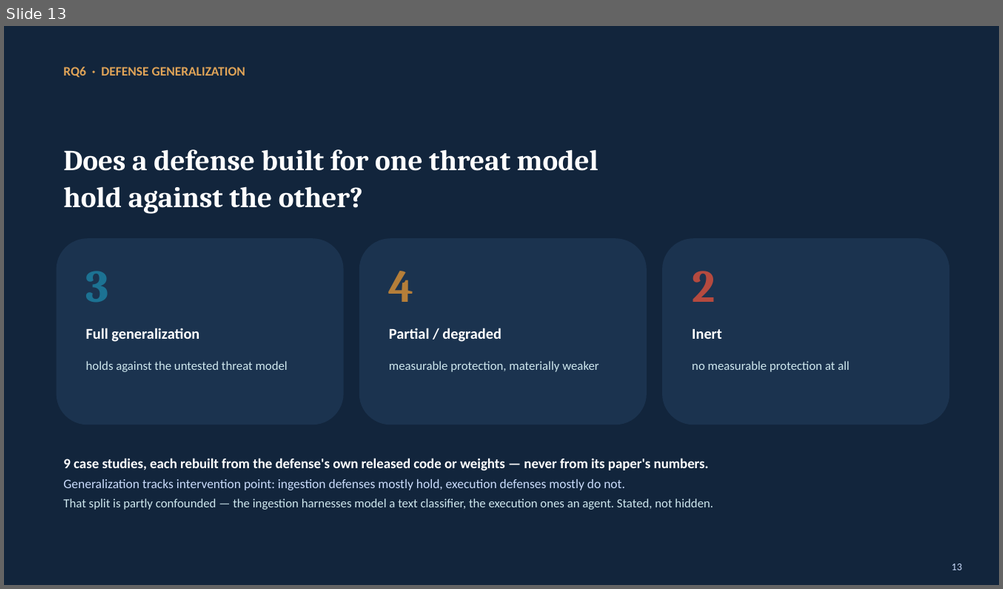
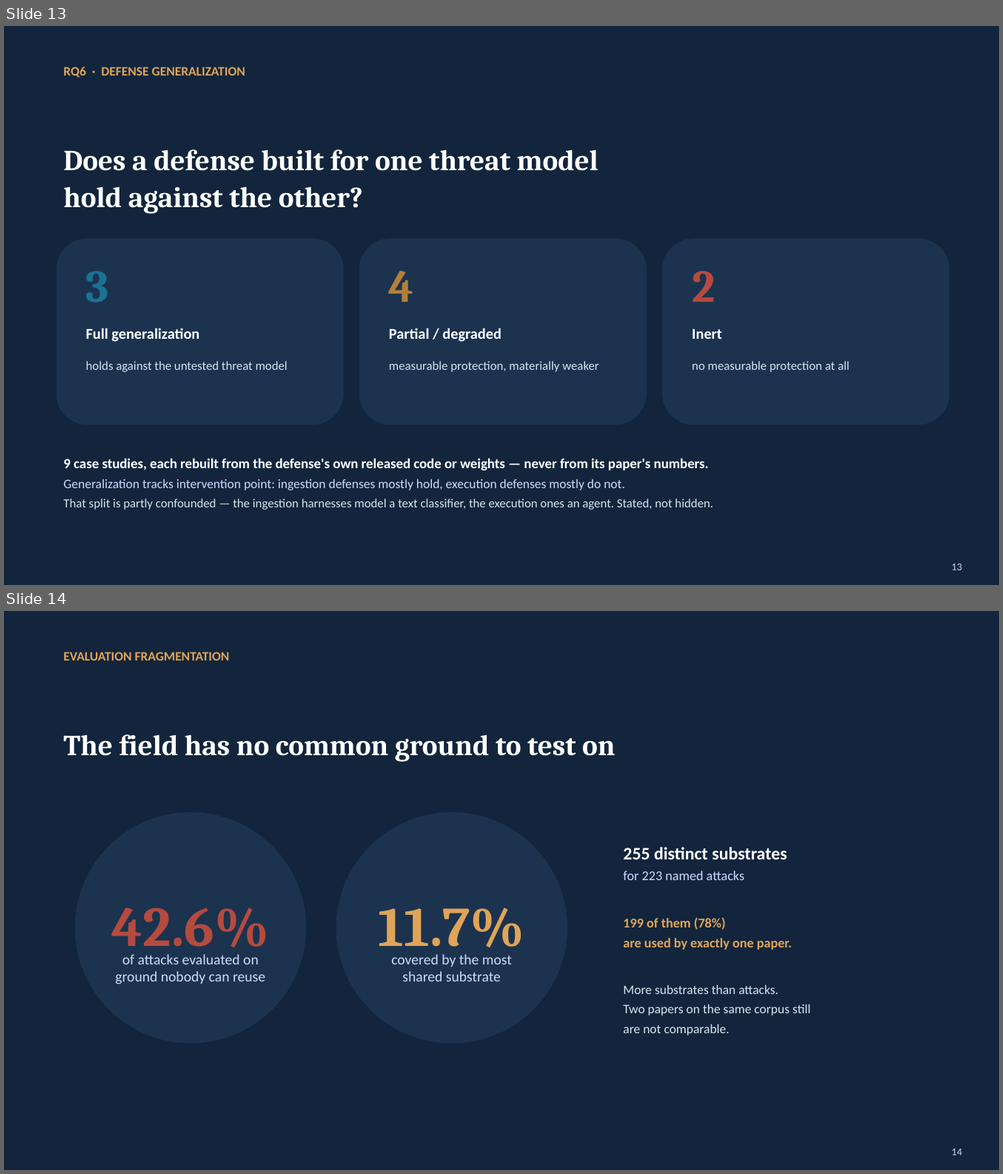
Before and after one commit to Nyamtulla/context_poison, a slide deck: context_sok_results_presentation.pptx. Shown one above the other, each under a label of ours: slide 13 before the commit, slides 13 and 14 after it. The pictures are 1003x589 and 1003x1174 pixels, drawn with LibreOffice and Linux fonts; fonts in the diff are those of the drawing. Boxes give left, top, right and bottom in pixels: in the first picture for what was removed or moved away, otherwise in the second. Text is boxed around its words. In the diff, an @@ line names an element or a change of style, - is before the commit and + after.

```diff
--- a/context_sok_results_presentation.pptx
+++ b/context_sok_results_presentation.pptx
@@ slide 14 added at [4, 611, 999, 1170], background #12253C @@
@@ text added at [63, 652, 230, 661], 12.5 pt, text #E0A458, bold @@
+EVALUATION FRAGMENTATION
@@ text added at [63, 735, 614, 762], 28 pt, text #FFFFFF, bold @@
+The field has no common ground to test on
@@ ellipse added at [75, 812, 306, 1044], fill #1B334F @@
@@ ellipse added at [336, 812, 567, 1044], fill #1B334F @@
@@ text added at [623, 847, 810, 1036], 12.5 pt, text #CFE8EF @@
+255 distinct substrates
+for 223 named attacks
+199 of them (78%)
+are used by exactly one paper.
+More substrates than attacks.
+Two papers on the same corpus still
+are not comparable.
@@ text added at [112, 908, 269, 958], 54 pt, text #B54A3F, bold @@
+42.6%
@@ text added at [378, 908, 525, 958], 54 pt, text #E0A458, bold @@
+11.7%
@@ text added at [115, 954, 265, 985], 14 pt, text #CADCFC @@
+of attacks evaluated on
+ground nobody can reuse
@@ text added at [391, 954, 512, 982], 14 pt, text #CADCFC @@
+covered by the most
+shared substrate
@@ text added at [951, 1149, 962, 1156], 10 pt, text #CADCFC @@
+14
```
Also in this commit, not shown: 4 slides changed, 3 other slides added, 30 other files.
